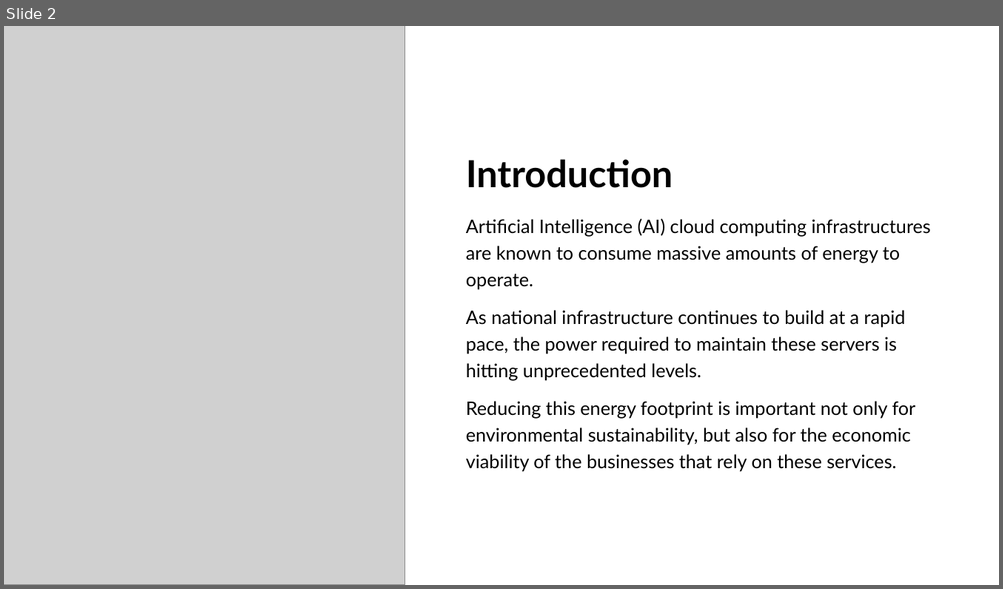
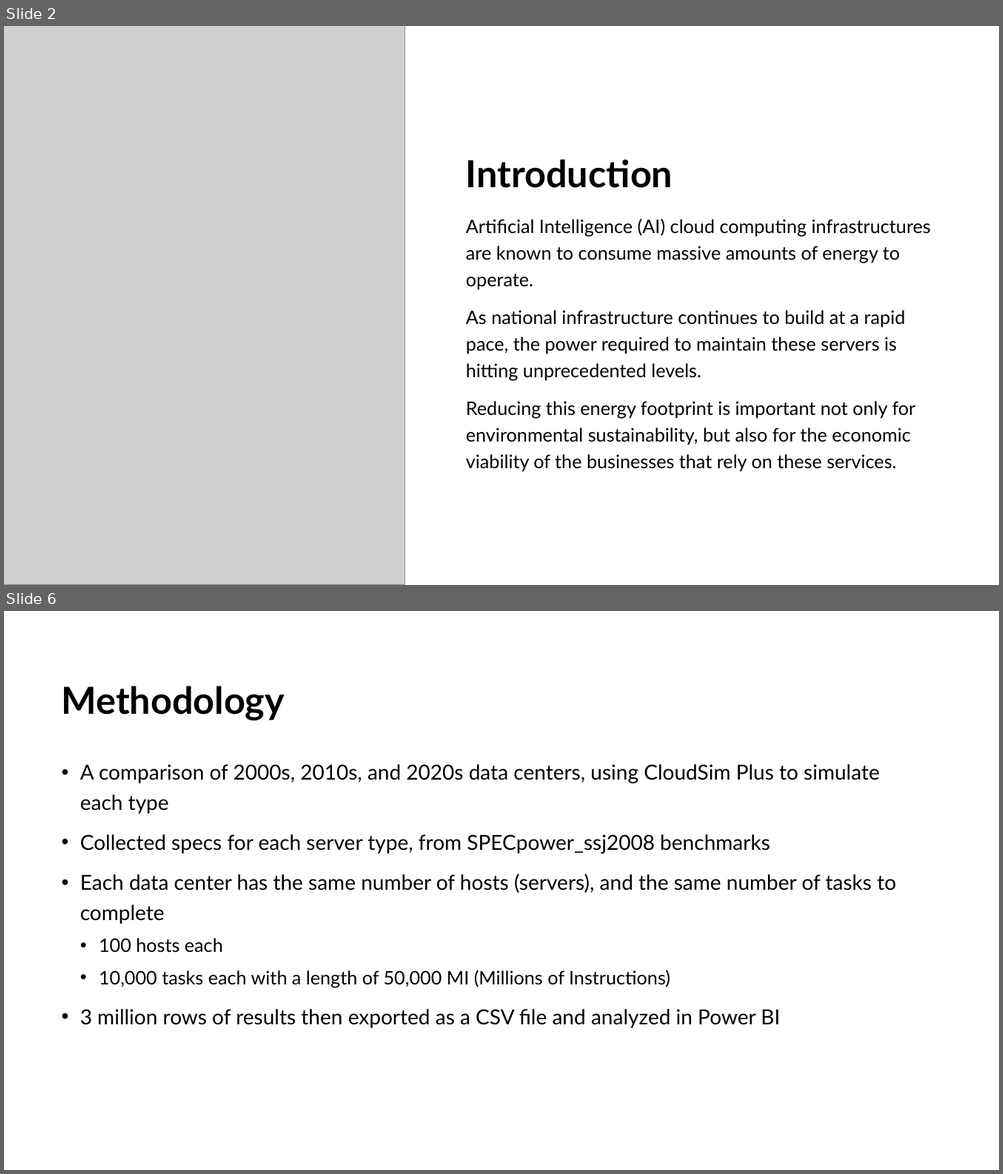
Before and after one commit to mcarbajal2/AdvInfoSys-SemesterProject, a slide deck: docs/Final_Presentation.pptx. Shown one above the other, each under a label of ours: slide 2 before the commit, slides 2 and 6 after it; the slides between them are not shown. The pictures are 1003x589 and 1003x1174 pixels, drawn with LibreOffice and Linux fonts; fonts in the diff are those of the drawing; grey boxes stand for pictures; background and template pictures are left out. Boxes give left, top, right and bottom in pixels: in the first picture for what was removed or moved away, otherwise in the second. Text is boxed around its words. In the diff, an @@ line names an element or a change of style, - is before the commit and + after.

```diff
--- a/docs/Final_Presentation.pptx
+++ b/docs/Final_Presentation.pptx
@@ slide 6 added at (4,611,999,1170), background picture (left out) @@
@@ title added at (62,686,285,720), 36 pt, text #000000, bold @@
+Methodology
@@ text added at (80,764,896,1028), 20 pt, text #000000 @@
+• A comparison of 2000s, 2010s, and 2020s data centers, using CloudSim Plus to simulate each type
+• Collected specs for each server type, from SPECpower_ssj2008 benchmarks
+• Each data center has the same number of hosts (servers), and the same number of tasks to complete
+  • 100 hosts each
+  • 10,000 tasks each with a length of 50,000 MI (Millions of Instructions)
+• 3 million rows of results then exported as a CSV file and analyzed in Power BI
```
Also in this commit, not shown: 5 slides changed, 3 other slides added, 6 slides removed, 2 other files.
